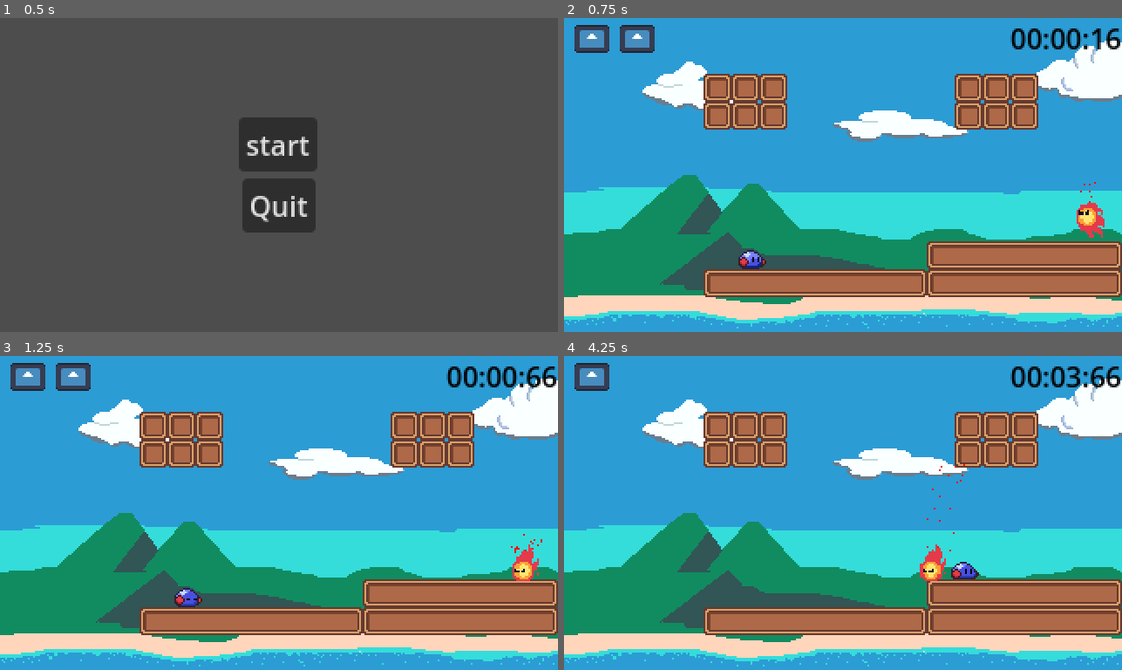
Above: before the commit, frames 1-4 (two rows, left to right).
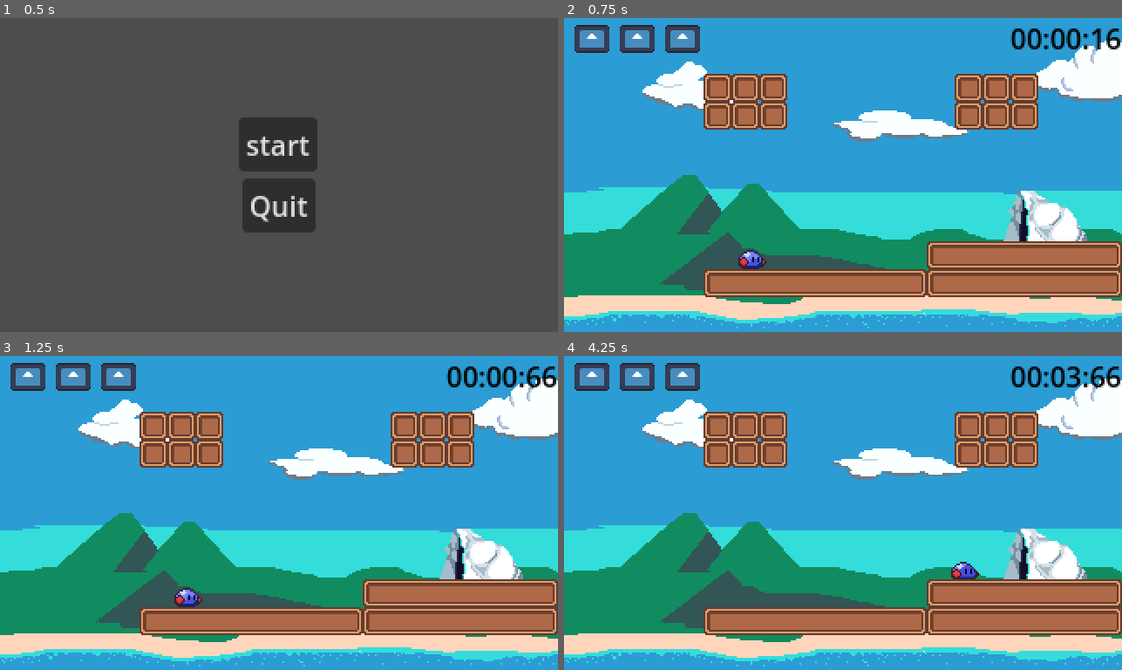
Above: after the commit, the same moments.

Repository: Kumonari/HNU_GameJam_SS25
Game: Godot game, scene res://scenes/ui/menu/title_screen.tscn
Same seed, same stepped clock (60 frames per second), same inputs: the game is played once before the commit and once after it. The engine's default icon, where the game draws it, is replaced by a stand-in: a white triangle on a blue panel in a dark square.
Inputs (mouse positions are in pixels of both pictures, inside the frame that each line leads up to):
- Up to frame 1 (0.5 s): no input
- Up to frame 2 (0.75 s): click "start" at 0.5 s
- Up to frame 3 (1.25 s): no input
- Up to frame 4 (4.25 s): move the mouse to (965, 497) at 1.27 s; hold D (Rechts) 1.28-2.78 s; click (965, 497) at 1.35 s; tap Space (Jump) at 1.52, 2.27, 3.77 s; move the mouse to (731, 528) at 2.02 s; click (731, 528) at 2.1 s; move the mouse to (898, 443) at 2.77 s; hold A (Links) 2.78-3.53 s; click (898, 443) at 2.85 s; move the mouse to (815, 575) at 3.52 s; hold D (Rechts) from 3.53 s (still down); click (815, 575) at 3.6 s

Frame 1 is identical in both runs. In frame 2, 2.6% of the frame differs, in the area x 18-97%, y 2-72%; in frame 3, 2.5%; in frame 4, 3.1%, in the area x 10-94%, y 2-72%.

Commit message:
der rest

Diff:
--- a/lvlswap.gd
+++ b/lvlswap.gd
@@ -1,7 +1,7 @@
 extends Node2D
 
 #Dateipfad des nächsten Level
-@export_file("*.tscn") var scenePath
+@export_file("res://scenes/game/level_2.tscn") var scenePath
 
 #Lädt nächste Szene wenn Player den LevelExit berührt
 func loadNextLevel(body):
--- /dev/null
+++ b/scenes/game/level_2.tscn
@@ -0,0 +1,3 @@
+[gd_scene format=3 uid="uid://7fulkfqrffnk"]
+
+[node name="Level 2" type="Node2D"]
--- a/scenes/game/main_scene.tscn
+++ b/scenes/game/main_scene.tscn
@@ -5,7 +5,7 @@
 [ext_resource type="PackedScene" uid="uid://c1f2g0w8hub43" path="res://scenes/game_objects/characters/main_character.tscn" id="3_htyx0"]
 [ext_resource type="PackedScene" uid="uid://bexhrj5kj4uxw" path="res://scenes/game/ui.tscn" id="4_65sok"]
 [ext_resource type="PackedScene" uid="uid://rbv0s38s4knt" path="res://scenes/game/DeathZone.tscn" id="5_ryyn3"]
-[ext_resource type="PackedScene" uid="uid://f7wk6ete6oua" path="res://scenes/game_objects/characters/enemies.tscn" id="6_ka4cs"]
+[ext_resource type="PackedScene" uid="uid://de6l3wwifoej8" path="res://scenes/game_objects/lvlswap.tscn" id="6_0gn3f"]
 
 [sub_resource type="TileSetAtlasSource" id="TileSetAtlasSource_bi6up"]
 texture = ExtResource("1_fhsd1")
@@ -45,5 +45,5 @@
 position = Vector2(149, 169)
 scale = Vector2(18.2603, 0.414062)
 
-[node name="Enemies" parent="." instance=ExtResource("6_ka4cs")]
-position = Vector2(299, 107)
+[node name="lvlswap" parent="." instance=ExtResource("6_0gn3f")]
+position = Vector2(276, 112)
--- a/scenes/game_objects/characters/main_character.tscn
+++ b/scenes/game_objects/characters/main_character.tscn
@@ -6,11 +6,17 @@
 [ext_resource type="Texture2D" uid="uid://2n220mfr2dsw" path="res://assets/sprites/slime_jump.png" id="3_l3gq8"]
 [ext_resource type="Script" path="res://scripts/hook.gd" id="4_16cwv"]
 [ext_resource type="Texture2D" uid="uid://b24pmwthjwb8b" path="res://assets/sprites/slime_grapple.png" id="5_kqgth"]
+[ext_resource type="Texture2D" uid="uid://u3qw1w2vthk4" path="res://assets/sprites/slime_collision_wall.png" id="5_xylip"]
+[ext_resource type="Texture2D" uid="uid://oqvwqpwnclr" path="res://assets/sprites/slime_walk.png" id="6_2blte"]
 [ext_resource type="Texture2D" uid="uid://d032k1hc1dkk1" path="res://assets/sprites/slime_grapple_hand.png" id="6_lrhwi"]
 
 [sub_resource type="CapsuleShape2D" id="CapsuleShape2D_66x4b"]
 radius = 6.0
 height = 18.0
+
+[sub_resource type="AtlasTexture" id="AtlasTexture_kvkpi"]
+atlas = ExtResource("3_l3gq8")
+region = Rect2(16, 0, 16, 16)
 
 [sub_resource type="AtlasTexture" id="AtlasTexture_uwbyq"]
 atlas = ExtResource("2_qm2yj")
@@ -28,16 +34,36 @@
 atlas = ExtResource("2_y0tsp")
 region = Rect2(32, 0, 16, 16)
 
-[sub_resource type="AtlasTexture" id="AtlasTexture_26fw2"]
+[sub_resource type="AtlasTexture" id="AtlasTexture_4p8qe"]
 atlas = ExtResource("3_l3gq8")
 region = Rect2(0, 0, 16, 16)
 
-[sub_resource type="AtlasTexture" id="AtlasTexture_r047g"]
-atlas = ExtResource("3_l3gq8")
+[sub_resource type="AtlasTexture" id="AtlasTexture_wvppw"]
+atlas = ExtResource("6_2blte")
+region = Rect2(0, 0, 16, 16)
+
+[sub_resource type="AtlasTexture" id="AtlasTexture_iq2lt"]
+atlas = ExtResource("6_2blte")
 region = Rect2(16, 0, 16, 16)
+
+[sub_resource type="AtlasTexture" id="AtlasTexture_grhtd"]
+atlas = ExtResource("6_2blte")
+region = Rect2(32, 0, 16, 16)
+
+[sub_resource type="AtlasTexture" id="AtlasTexture_bu1dk"]
+atlas = ExtResource("6_2blte")
+region = Rect2(48, 0, 16, 16)
 
 [sub_resource type="SpriteFrames" id="SpriteFrames_v71v2"]
 animations = [{
+"frames": [{
+"duration": 1.0,
+"texture": SubResource("AtlasTexture_kvkpi")
+}],
+"loop": true,
+"name": &"fall",
+"speed": 5.0
+}, {
 "frames": [{
 "duration": 1.0,
 "texture": SubResource("AtlasTexture_uwbyq")
@@ -62,15 +88,46 @@
 }, {
 "frames": [{
 "duration": 1.0,
-"texture": SubResource("AtlasTexture_26fw2")
-}, {
-"duration": 1.0,
-"texture": SubResource("AtlasTexture_r047g")
+"texture": SubResource("AtlasTexture_4p8qe")
 }],
 "loop": true,
 "name": &"jump",
-"speed": 1.0
+"speed": 5.0
+}, {
+"frames": [{
+"duration": 1.0,
+"texture": ExtResource("2_qm2yj")
+}, {
+"duration": 2.0,
+"texture": ExtResource("5_xylip")
+}, {
+"duration": 1.0,
+"texture": ExtResource("2_qm2yj")
+}],
+"loop": false,
+"name": &"squash",
+"speed": 5.0
+}, {
+"frames": [{
+"duration": 1.0,
+"texture": SubResource("AtlasTexture_wvppw")
+}, {
+"duration": 1.0,
+"texture": SubResource("AtlasTexture_iq2lt")
+}, {
+"duration": 1.0,
+"texture": SubResource("AtlasTexture_grhtd")
+}, {
+"duration": 1.0,
+"texture": SubResource("AtlasTexture_bu1dk")
+}],
+"loop": true,
+"name": &"walk",
+"speed": 5.0
 }]
+
+[sub_resource type="CircleShape2D" id="CircleShape2D_mu388"]
+radius = 3.0
 
 [node name="MainCharacter" type="CharacterBody2D"]
 script = ExtResource("1_ukas5")
@@ -82,8 +139,7 @@
 
 [node name="AnimatedSprite2D" type="AnimatedSprite2D" parent="."]
 sprite_frames = SubResource("SpriteFrames_v71v2")
-animation = &"hooking"
-autoplay = "idle"
+animation = &"idle"
 
 [node name="Hook" type="Node2D" parent="."]
 show_behind_parent = true
@@ -104,3 +160,8 @@
 [node name="Hand" type="Sprite2D" parent="Hook"]
 visible = false
 texture = ExtResource("6_lrhwi")
+
+[node name="CharacterBody2D" type="CharacterBody2D" parent="Hook/Hand"]
+
+[node name="CollisionShape2D" type="CollisionShape2D" parent="Hook/Hand/CharacterBody2D"]
+shape = SubResource("CircleShape2D_mu388")
--- a/scenes/game_objects/lvlswap.tscn
+++ b/scenes/game_objects/lvlswap.tscn
@@ -1,7 +1,8 @@
-[gd_scene load_steps=4 format=3 uid="uid://de6l3wwifoej8"]
+[gd_scene load_steps=5 format=3 uid="uid://de6l3wwifoej8"]
 
 [ext_resource type="Script" path="res://lvlswap.gd" id="1_x0uxb"]
-[ext_resource type="Texture2D" uid="uid://byulfhhnlymi3" path="res://icon.svg" id="2_ws6a8"]
+[ext_resource type="Texture2D" uid="uid://dcsbmoiajwi4t" path="res://assets/sprites/door_level2_backlayer.png" id="2_5t1bb"]
+[ext_resource type="Texture2D" uid="uid://gktbjc88v3uo" path="res://assets/sprites/door_level2_frontlayer.png" id="3_36t6r"]
 
 [sub_resource type="RectangleShape2D" id="RectangleShape2D_llc4g"]
 
@@ -11,10 +12,16 @@
 [node name="Area2D" type="Area2D" parent="."]
 
 [node name="CollisionShape2D" type="CollisionShape2D" parent="Area2D"]
-position = Vector2(0, -1)
+position = Vector2(1, 5)
 shape = SubResource("RectangleShape2D_llc4g")
 
 [node name="Sprite2D" type="Sprite2D" parent="."]
-texture = ExtResource("2_ws6a8")
+z_index = -1
+position = Vector2(-1, 0)
+texture = ExtResource("2_5t1bb")
+
+[node name="Sprite2D2" type="Sprite2D" parent="."]
+z_index = 1
+texture = ExtResource("3_36t6r")
 
 [connection signal="body_entered" from="Area2D" to="." method="loadNextLevel"]
--- a/scenes/game_objects/saw.tscn
+++ b/scenes/game_objects/saw.tscn
@@ -11,6 +11,7 @@
 position = Vector2(48, 27)
 
 [node name="StaticBody2D" type="StaticBody2D" parent="."]
+collision_layer = 2
 
 [node name="CollisionShape2D" type="CollisionShape2D" parent="StaticBody2D"]
 shape = SubResource("CircleShape2D_64jyp")
--- a/scripts/main_character.gd
+++ b/scripts/main_character.gd
@@ -7,7 +7,6 @@
 var jump : float = -10000
 var fall_speed :float = 800
 var slowout: float = 100
-
 var health = 3
 
 #@onready var hook: Node2D = MainCharacter.find_children("Hook")
Binary file added: assets/sprites/door_level2_backlayer.png
Not shown, added: assets/sprites/door_level2_backlayer.png.import
Binary file added: assets/sprites/door_level2_frontlayer.png
Not shown, added: assets/sprites/door_level2_frontlayer.png.import
Not shown: 1 places in scenes/game_objects/characters/main_character.tscn that only renumber resources
